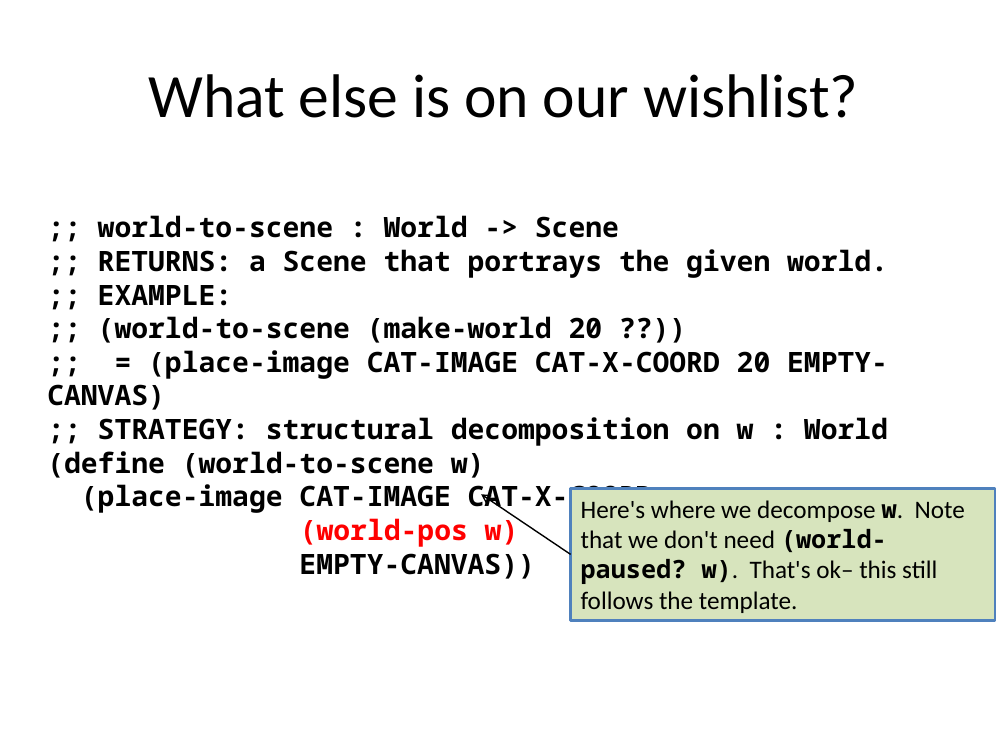
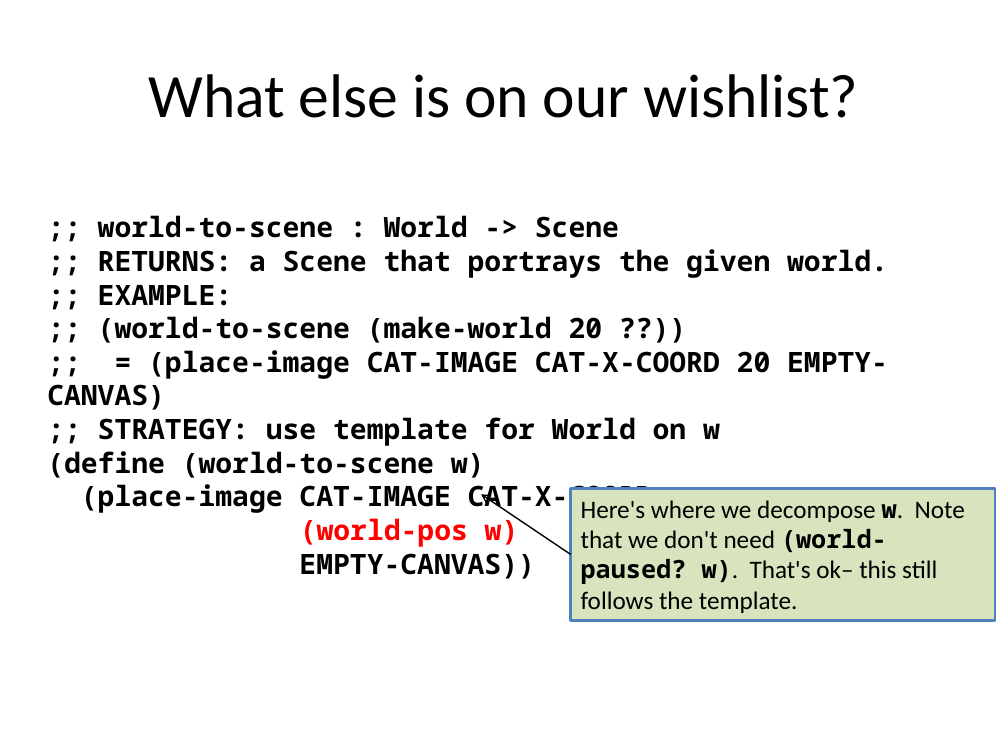
Before and after one commit to mwand/cs5010f16, a slide deck: slide 32 of Slides/Lesson 3.1 Introduction to Universe Programs.pptx. Drawn at 1008x756 pixels with LibreOffice and Linux fonts; fonts in the diff are those of the drawing. Boxes give left, top, right and bottom in pixels: in the first picture for what was removed or moved away, otherwise in the second. Text is boxed around its words. In the diff, an @@ line names an element or a change of style, - is before the commit and + after.

```diff
--- a/Slides/Lesson 3.1 Introduction to Universe Programs.pptx
+++ b/Slides/Lesson 3.1 Introduction to Universe Programs.pptx
@@ text at (98,417,720,446): text changed @@
-;; STRATEGY: structural decomposition on w : World
+;; STRATEGY: use template for World on w
```
Also in this commit, not shown: 6 other slides changed, 1 other file.
